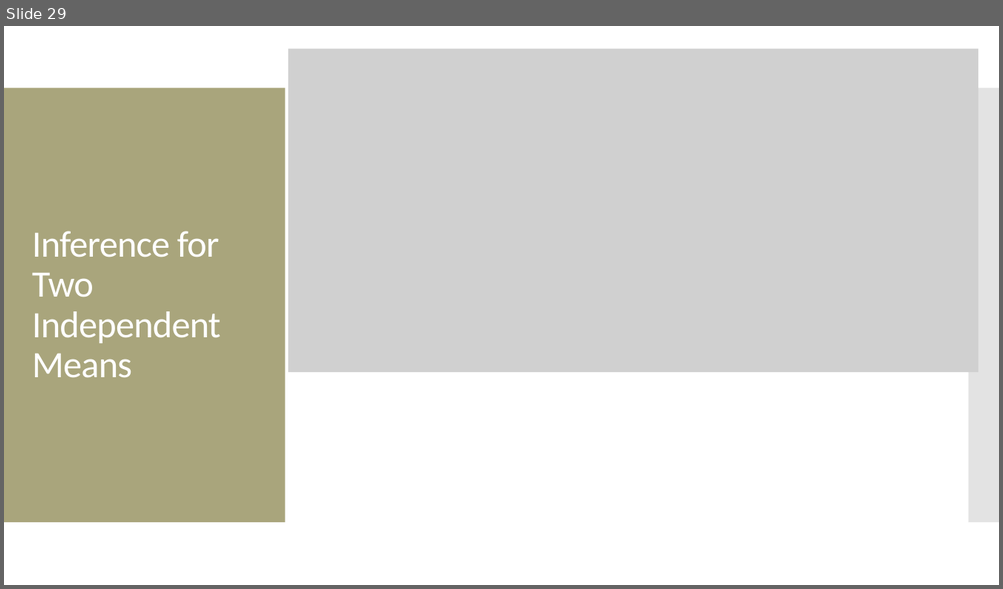
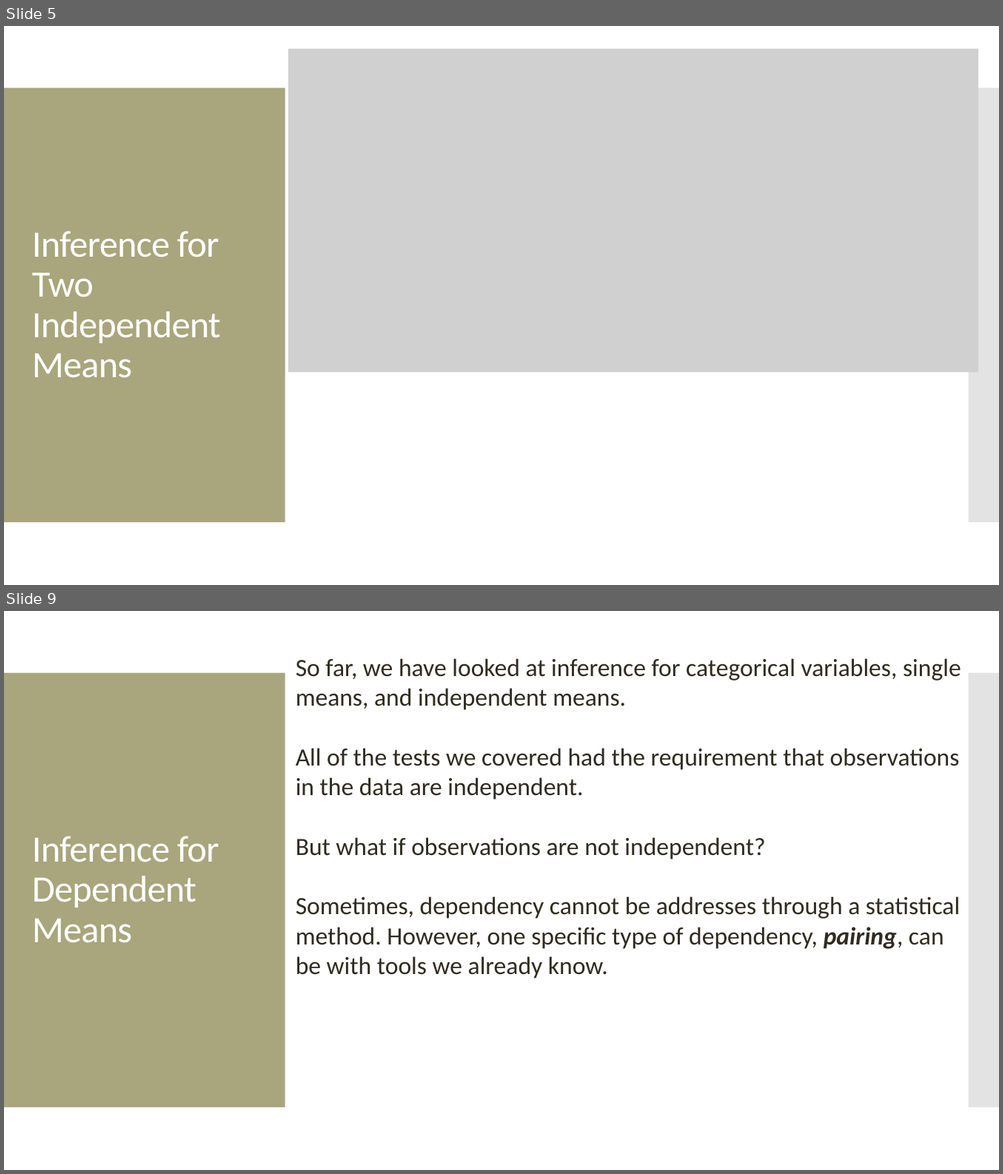
Before and after one commit to amosca01/MATH108-S24, a slide deck: slides/14-numerical-inference-pt2.pptx. Shown one above the other, each under a label of ours: slide 29 before the commit, slides 5 and 9 after it; the slides between them are not shown. The pictures are 1003x589 and 1003x1174 pixels, drawn with LibreOffice and Linux fonts; fonts in the diff are those of the drawing; grey boxes stand for pictures. Boxes give left, top, right and bottom in pixels: in the first picture for what was removed or moved away, otherwise in the second. Text is boxed around its words. In the diff, an @@ line names an element or a change of style, - is before the commit and + after.

```diff
--- a/slides/14-numerical-inference-pt2.pptx
+++ b/slides/14-numerical-inference-pt2.pptx
@@ slide 9 added at box(4, 611, 999, 1170), background #FFFFFF; not listed: 2 template elements that a slide beside it also shows @@
@@ text added at box(296, 658, 961, 979), 24 pt, text #2F2B20 @@
+So far, we have looked at inference for categorical variables, single means, and independent means.
+All of the tests we covered had the requirement that observations in the data are independent.
+But what if observations are not independent?
+Sometimes, dependency cannot be addresses through a statistical method. However, one specific type of dependency, pairing, can be with tools we already know.
@@ title added at box(32, 836, 219, 943), 36 pt, text #FFFFFF @@
+Inference for Dependent Means
@@ what was slide 29 is now slide 5 @@
```
Also in this commit, not shown: 14 slides changed, 5 other slides added, 13 slides removed, 10 other files.
